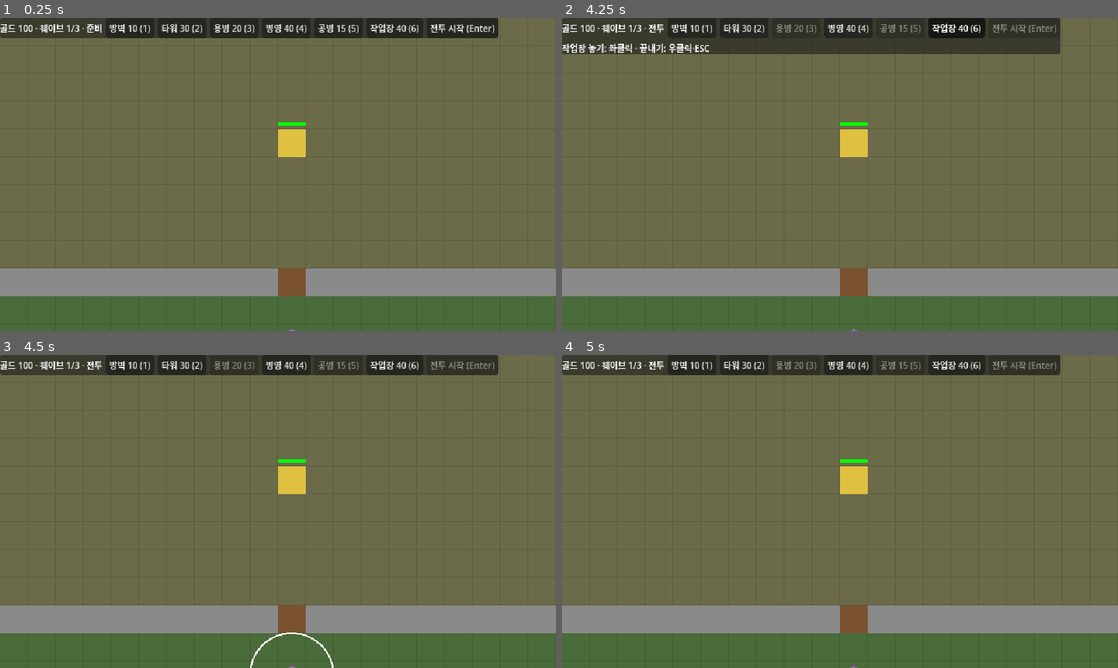
Above: before the commit, frames 1-4 (two rows, left to right).
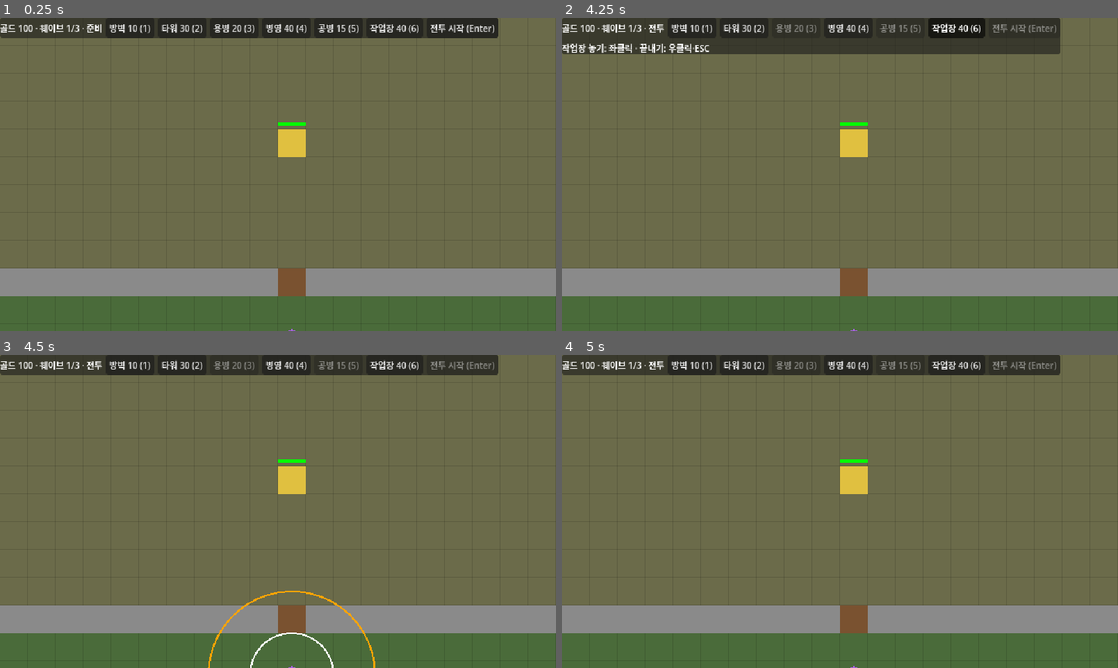
Above: after the commit, the same moments.

Repository: h102-log/td-proj
Game: Godot game, scene res://src/main.tscn
The game is run twice, just before and just after one commit, with the same random seed, the same clock (stepped at 60 frames per second) and the same inputs.
Inputs (mouse positions are in pixels of both pictures, inside the frame that each line leads up to):
- Up to frame 1 (0.25 s): no input
- Up to frame 2 (4.25 s): click "전투 시작 (Enter)" at 0.5 s; click "방벽 10 (1)" at 1.25 s; click "타워 30 (2)" at 2 s; click "병영 40 (4)" at 2.75 s; click "작업장 40 (6)" at 3.5 s
- Up to frame 3 (4.5 s): tap Enter (ui_accept) at 4.25 s; move the mouse to (400, 495) at 4.27 s; hold W from 4.28 s (still down); tap Q at 4.35 s; click (400, 495) at 4.42 s
- Up to frame 4 (5 s): keep holding W; tap Enter (ui_accept) at 4.52 s

Frames 1-2 are identical in both runs. In frame 3, 0.2% of the frame differs, in the area x 37-68%, y 75-100%; in frame 4, nothing differs.

Commit message:
영웅이 W로 주변 용병의 공격력을 잠시 올리는 두 번째 스킬을 쓴다 (WBS 2.17)
- W 키로 쓰면 그 순간 영웅 주변 3칸 안에 있던 용병의 공격력이 5초 동안 1.5배가 된다. 재사용 대기 20초(S84).
  수치는 임시값(3.1 밸런스). 레벨 해금(S76)은 3.6에서 붙이고, 그전까지는 처음부터 쓴다.
- 버프는 쓴 순간 범위 안 용병에게만 걸리고 범위를 벗어나도 유지된다. 영웅·타워에는 걸리지 않는다.
  Q와 W의 대기는 따로 돈다(I65).
- 쓰면 주황 범위 원이 잠깐 보이고(S72), 버프 받은 용병에 주황 테두리가 붙는다.
- EV74~77 승인·동결(2026-10-13). SPEC S84·I65 추가, I33 갱신, §3.1 대조와 밀린 줄 번호.
- 작업지시서 10/13 r1(2.16 병합 → 2.17) 완료, archive로.

Co-Authored-By: Claude Opus 5.5 <noreply@anthropic.com>
Claude-Session: https://claude.ai/code/session_01F6NiriVh6b2wP4iD1Ae4W6

Diff:
--- a/src/sim/battle.gd
+++ b/src/sim/battle.gd
@@ -13,9 +13,11 @@
 	"sight": 4.0, "hold_radius": 2.0},
 	"engineer": {"cost": 15, "hp": 30.0, "radius": 0.3, "speed": 2.5, "damage": 0.0, "range": 0.0, "sight": 0.0}}
 # 스킬은 «주변 skill_radius칸 안의 적 전부에게 피해»다(I33, 사용자 2026-10-12: 1.5칸·대기 10초·단축키 Q). 피해량 등 나머지는 임시값
-# ponytail: 영웅은 하나뿐이다. 영웅 종류·스킬 2개·오라(I33)는 내용이 정해지면 HERO_KINDS로 넓힌다
+# 스킬 2(buff_*)는 «주변 buff_radius칸 안 용병의 공격력 ×buff_mult, buff_time초»다(S84, 단축키 W). 수치는 임시값
+# ponytail: 영웅은 하나뿐이다. 영웅 종류·오라(I33)는 내용이 정해지면 HERO_KINDS로 넓힌다
 const HERO := {"hp": 100.0, "radius": 0.3, "speed": 3.0, "damage": 3.0, "range": 1.5, "attack_gap": 1.0,
-	"skill_damage": 30.0, "skill_radius": 1.5, "skill_gap": 10.0}
+	"skill_damage": 30.0, "skill_radius": 1.5, "skill_gap": 10.0,
+	"buff_radius": 3.0, "buff_mult": 1.5, "buff_time": 5.0, "buff_gap": 20.0}
 # 골드(cost·reward)도 임시값이다(사용자 2026-10-12: 시작 100·방벽 10·타워 30·용병 20·처치 5)
 # 생산 시설("barracks"·"workshop", produces = 나오는 용병 kind)의 비용·체력도 임시값이다. 시설 3종은 2.22
 # build_time(전투 중 짓는 데 드는 초, I62)도 임시값이다
@@ -113,9 +115,19 @@
 	var skill_gap := 0.0  # 재사용 대기(초). 0이면 스킬이 없다
 	var skill_cooldown := 0.0
 	var skill_uses := 0
+	var buff_radius := 0.0
+	var buff_mult := 1.0
+	var buff_time := 0.0
+	var buff_gap := 0.0  # 재사용 대기(초). 0이면 스킬 2가 없다
+	var buff_cooldown := 0.0
+	var boost := 1.0  # 용병이 받은 버프 배율. boost_left초 동안만 공격력에 곱한다(S84)
+	var boost_left := 0.0
 
 	func skill_ready() -> bool:
 		return skill_gap > 0.0 and skill_cooldown <= 0.0
+
+	func buff_ready() -> bool:
+		return buff_gap > 0.0 and buff_cooldown <= 0.0
 
 	func _init(k: String, cell: Vector2i, stats: Dictionary) -> void:
 		kind = k
@@ -304,6 +316,16 @@
 		if e.pos.distance_to(hero.pos) <= hero.skill_radius:
 			damage(e, hero.skill_damage)
 
+# 영웅 스킬 2(S84): 지금 주변 buff_radius칸 안에 있는 용병에게만 버프를 건다(I65). 명령으로만 쓴다
+func use_buff() -> void:
+	if not hero or not hero.alive or not hero.buff_ready():
+		return
+	hero.buff_cooldown = hero.buff_gap
+	for u in units:
+		if u != hero and u.pos.distance_to(hero.pos) <= hero.buff_radius:
+			u.boost = hero.buff_mult
+			u.boost_left = hero.buff_time
+
 # 빈 칸(구조물·성곽·거점·유닛·적이 없는 맵 안 칸)에 짓는다(I24). 준비 단계엔 바로 완성된다(S18).
 # 전투 단계엔 진행률 0의 미완성 구조물을 놓고 놀고 있는 가장 가까운 공병을 보낸다. 그런 공병이 없으면 거부한다(S22, I39, I62)
 # 생산 시설은 마을 안에만, 나머지 구조물은 마을 밖에만 짓는다(S43). 생산 시설의 집결 지점 기본값은 출구 칸이다(I61)
@@ -612,6 +634,8 @@
 func _act(u: Unit, dt: float) -> void:
 	u.cooldown -= dt
 	u.skill_cooldown -= dt
+	u.buff_cooldown -= dt
+	u.boost_left -= dt
 	# 걷는 동안엔 반경을 보지 않는다. 홀드 중 이동 지시를 받으면 도착한 곳이 새 기준이다(I37)
 	var zone := u.hold_radius if u.hold and u.path.is_empty() else INF
 	var foe = _nearest_enemy(u.pos, u.range, u.anchor, zone)
@@ -646,7 +670,7 @@
 	if foe and u.cooldown <= 0.0:
 		u.cooldown = u.attack_gap
 		u.target = foe
-		damage(foe, u.damage)
+		damage(foe, u.damage * (u.boost if u.boost_left > 0.0 else 1.0))
 	if u.job and u.path.is_empty():
 		_work(u, dt)
 
--- a/src/ui/battle_view.gd
+++ b/src/ui/battle_view.gd
@@ -53,6 +53,8 @@
 			draw_arc(at, CELL * (u.radius + 0.2), 0.0, TAU, 24, Color.YELLOW if u.move_mode == "move" else Color.WHITE, 1.0)
 			if u.hold:
 				draw_arc(u.anchor * CELL + Vector2(CELL, CELL) / 2, CELL * u.hold_radius, 0.0, TAU, 48, Color(1, 1, 1, 0.4), 1.0)
+		if u.boost_left > 0.0:  # 버프를 받은 용병(I65): 선택 테두리 바깥에 주황 테두리
+			draw_arc(at, CELL * (u.radius + 0.35), 0.0, TAU, 24, Color.ORANGE, 1.0)
 	for e in battle.enemies:
 		draw_circle(e.pos * CELL + Vector2(CELL, CELL) / 2, CELL * e.radius, COLORS.enemy)
 	# 공격선: 친 뒤 0.1초 동안 아군은 흰색, 적은 빨간색(S71). 대상이 무엇이든 그린다(I59)
@@ -66,6 +68,8 @@
 	var h = battle.hero
 	if h and h.alive and h.skill_cooldown > h.skill_gap - 0.3:
 		draw_arc(_center(h.pos), CELL * h.skill_radius, 0.0, TAU, 48, Color.WHITE, 1.0)
+	if h and h.alive and h.buff_cooldown > h.buff_gap - 0.3:  # 스킬 2 범위 원(S72, I65)
+		draw_arc(_center(h.pos), CELL * h.buff_radius, 0.0, TAU, 48, Color.ORANGE, 1.0)
 	if controls.show_hp:
 		for u in battle.units + battle.enemies:
 			_hp_bar(u.pos, u)
--- a/src/ui/controls.gd
+++ b/src/ui/controls.gd
@@ -4,7 +4,7 @@
 # 우클릭: 생산 시설을 골랐으면 그 칸을 집결 지점으로(S82), 아니면 고른 유닛 이동(S14)
 # 준비 단계의 좌클릭·좌드래그는 판매 후보도 정한다(S70, I57). 좌클릭한 용병은 고른 상태도 된다
 # 전투 단계의 좌클릭·좌드래그는 철거·취소·이어 짓기 후보(picked)를 정한다(S74, S83)
-# Q: 영웅 스킬(I10) · A: 고른 용병의 이동 방식 전환(S35) · H: 홀드 전환(S36) (A·H는 사용자 2026-10-12) · V: 체력바 표시 전환(S73)
+# Q: 영웅 스킬 · W: 스킬 2 아군 버프(S84) (I10) · A: 고른 용병의 이동 방식 전환(S35) · H: 홀드 전환(S36) (A·H는 사용자 2026-10-12) · V: 체력바 표시 전환(S73)
 # 1 방벽 · 2 타워 · 3 용병 · 4 병영 · 5 공병 · 6 작업장: 놓기 모드. 그동안 좌클릭은 그 칸에 짓거나 놓고, 우클릭·ESC는 모드를 끝낸다(사용자 2026-10-12)
 # 전투 단계엔 구조물만 짓는다(공병이 가서 짓는다, S22). 단계가 바뀌면 모드가 끝난다
 
@@ -38,6 +38,8 @@
 		match event.keycode:
 			KEY_Q:
 				battle.use_skill()
+			KEY_W:
+				battle.use_buff()
 			KEY_A:  # 모두 «무조건 이동»이면 «이동 중 공격»으로, 아니면 모두 «무조건 이동»으로
 				battle.set_move_mode(selected, "attack_move" if selected.all(func(u): return u.move_mode == "move") else "move")
 			KEY_H:
--- /dev/null
+++ b/tests/eval/gd/buff.gd
@@ -0,0 +1,89 @@
+extends "res://tests/eval/gd/lib.gd"
+# WBS 2.17 영웅 스킬 2 «아군 버프»(S84·I65). lib.gd 머리의 계약에 더하는 API:
+#   Controls.handle(KEY_W 눌림) — 영웅의 아군 버프를 쓴다
+#   영웅: buff_ready() · buff_mult(공격력 배율) · buff_time(지속 초) · buff_gap(재사용 대기 초)
+# 배율·시간·대기는 영웅 필드에서 읽는다. 수치가 임시값이라(S84) 밸런스를 바꿔도 이 평가가 깨지지 않게
+
+const H := Vector2i(10, 10)  # 영웅
+const IN := Vector2i(11, 10)  # 영웅 바로 옆 용병
+const FAR := Vector2i(20, 15)  # 범위 밖 용병
+
+func _press_w(c) -> void:
+	var ev := InputEventKey.new()
+	ev.keycode = KEY_W
+	ev.pressed = true
+	c.handle(ev)
+
+# 움직이지도 반격하지도 않는 과녁
+func _dummy(b, cell: Vector2i):
+	return b.spawn_enemy("basic", cell, {"speed": 0, "sight": 0, "damage": 0, "hp": BIG})
+
+# 과녁이 다음에 맞는 한 방의 피해. secs 안에 안 맞으면 0
+func _next_hit(b, e, secs := 5.0) -> float:
+	var h0: float = e.hp
+	run(b, secs, func(): return e.hp < h0)
+	return h0 - e.hp
+
+# EV74 · S84: W를 쓰면 영웅 옆 용병만 공격력이 배율만큼 오른다(새 판에서 바로 쓸 수 있다)
+func ev74():
+	var b = battle({"hero_start": H})
+	var c = controls(b)
+	var m_in = b.place_merc("soldier", IN)
+	var m_far = b.place_merc("soldier", FAR)
+	var e_in = _dummy(b, IN + Vector2i(1, 0))
+	var e_far = _dummy(b, FAR + Vector2i(1, 0))
+	if b.hero.buff_mult <= 1.0:
+		return "버프 배율이 %s다(1보다 커야 한다)" % b.hero.buff_mult
+	_press_w(c)
+	var hit_in := _next_hit(b, e_in)
+	var hit_far := _next_hit(b, e_far)
+	if not is_equal_approx(hit_in, m_in.damage * b.hero.buff_mult):
+		return "옆 용병의 한 방이 %s다(%s × %s여야 한다)" % [hit_in, m_in.damage, b.hero.buff_mult]
+	return check(is_equal_approx(hit_far, m_far.damage), "범위 밖 용병의 한 방이 %s다(%s여야 한다)" % [hit_far, m_far.damage])
+
+# EV75 · S84: 지속 시간이 지나면 한 방이 기본 공격력으로 돌아온다
+func ev75():
+	var b = battle({"hero_start": H})
+	var c = controls(b)
+	var m = b.place_merc("soldier", IN)
+	var e = _dummy(b, IN + Vector2i(1, 0))
+	_press_w(c)
+	run(b, b.hero.buff_time + 0.5)
+	var hit := _next_hit(b, e)
+	return check(is_equal_approx(hit, m.damage), "지속 시간 뒤 한 방이 %s다(%s여야 한다)" % [hit, m.damage])
+
+# EV76 · S84: 쓴 직후엔 다시 못 쓰고 대기가 지나면 쓸 수 있다. Q 스킬과 대기가 따로다
+func ev76():
+	var b = battle({"hero_start": H})
+	var c = controls(b)
+	if not b.hero.buff_ready():
+		return "새 판에서 버프를 쓸 수 없다"
+	_press_w(c)
+	if b.hero.buff_ready():
+		return "W를 쓴 직후에 다시 쓸 수 있다"
+	if not b.hero.skill_ready():
+		return "W를 썼더니 Q 스킬을 쓸 수 없다"
+	run(b, b.hero.buff_gap - 0.5)
+	if b.hero.buff_ready():
+		return "재사용 대기가 끝나기 전에 다시 쓸 수 있다"
+	run(b, 1.0)
+	return check(b.hero.buff_ready(), "재사용 대기가 지나도 다시 쓸 수 없다")
+
+# EV77 · I65: W를 쓴 순간 범위 밖에 있던 용병은 지속 시간 안에 영웅 옆으로 와도 버프가 없다
+func ev77():
+	var b = battle({"hero_start": H})
+	var c = controls(b)
+	var m = b.place_merc("soldier", Vector2i(16, 10))
+	_press_w(c)
+	b.order_move([m], IN)
+	var walked := 0.0
+	while walked < b.hero.buff_time and not near(m.pos, IN):
+		run(b, DT)
+		walked += DT
+	if not near(m.pos, IN):
+		return "버프 지속 시간 안에 영웅 옆에 오지 못했다"
+	var e = _dummy(b, IN + Vector2i(1, 0))
+	var hit := _next_hit(b, e, b.hero.buff_time - walked)
+	if hit == 0.0:
+		return "버프 지속 시간 안에 과녁을 치지 못했다"
+	return check(is_equal_approx(hit, m.damage), "늦게 온 용병의 한 방이 %s다(%s여야 한다)" % [hit, m.damage])
Not shown, added: tests/eval/gd/buff.gd.uid
Not shown, changed: .specgate-eval.lock
Not shown, changed: EVAL.md
Not shown, changed: SPEC.md
Not shown, added: next/archive/2026-10-13-3/r1.md
Not shown, added: tests/eval/test_buff.py
